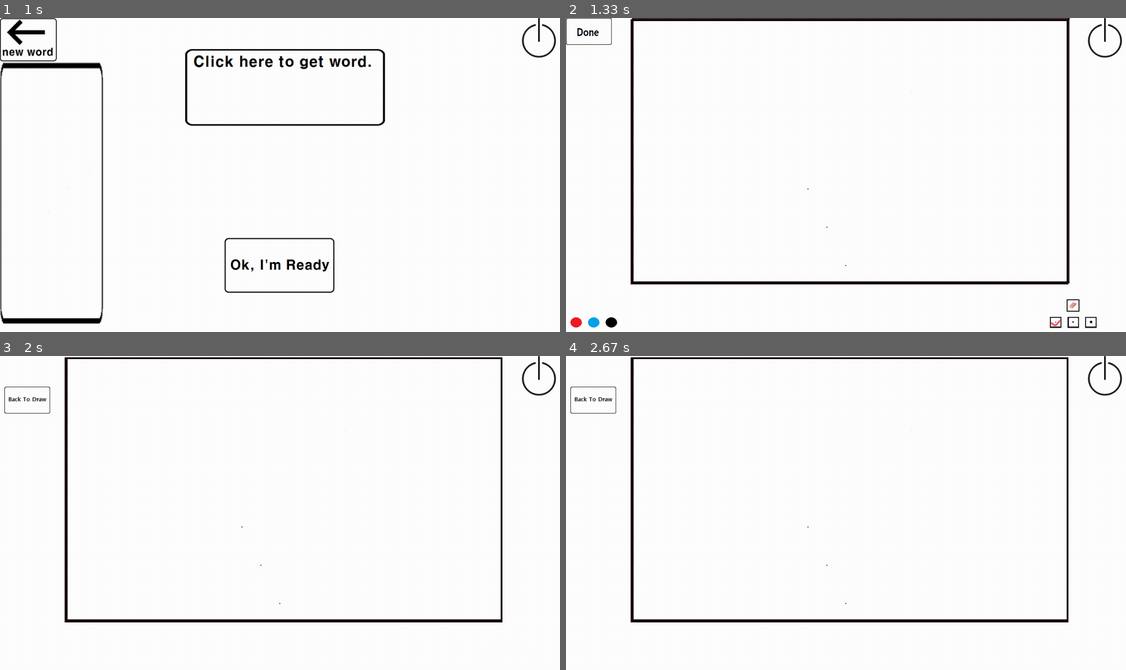
Above: before the commit, frames 1-4 (two rows, left to right).
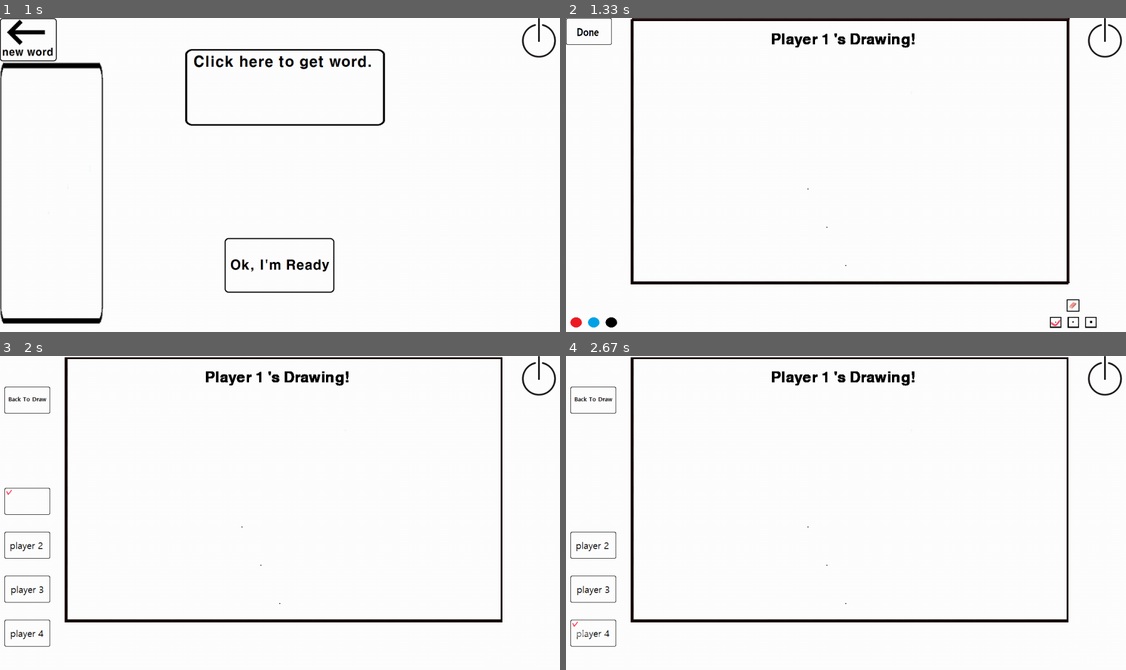
Above: after the commit, the same moments.

Repository: wavyfire/Pygame-CatchMind
Game: pygame game, started from GameManager.py
The game is run twice, just before and just after one commit, with the same random seed, the same clock (stepped at 60 frames per second) and the same inputs.
Inputs (mouse positions are in pixels of both pictures, inside the frame that each line leads up to):
- Up to frame 1 (1 s): press the mouse at (296, 171) at 0.37 s; move the mouse to (352, 124) at 0.47 s; release the mouse at (408, 77) at 0.6 s; click (369, 168) at 0.72 s
- Up to frame 2 (1.33 s): press the mouse at (846, 266) at 1.03 s; move the mouse to (823, 225) at 1.13 s; release the mouse at (806, 187) at 1.27 s
- Up to frame 3 (2 s): click (22, 368) at 1.38 s; press the mouse at (28, 500) at 1.7 s; move the mouse to (252, 538) at 1.8 s; release the mouse at (481, 575) at 1.93 s
- Up to frame 4 (2.67 s): press the mouse at (594, 544) at 2.03 s; move the mouse to (700, 494) at 2.13 s; release the mouse at (812, 443) at 2.27 s; press the mouse at (594, 632) at 2.37 s; move the mouse to (633, 632) at 2.47 s; release the mouse at (678, 632) at 2.6 s

Frame 1 is identical in both runs. In frame 2, 0.5% of the frame differs, in the area x 36-63%, y 4-10%; in frame 3, 1.0%, in the area x 0-63%, y 4-93%; in frame 4, 1.0%.

Commit message:
Guess Scene 플레이어 버튼, 체크박스
주석 참고 바랍니다

Diff:
--- a/GameManager.py
+++ b/GameManager.py
@@ -44,7 +44,7 @@
             # Trigger가 True일 때, 해당 Scene이 출력
             if self.Main.Trigger:
                 self.Main.startScene(screen)
-                self.Main.addScene(screen, GameScenes.ScoreHandler.PlayerNumbers) # addScene은 체크표시 같은 추가 화면을 표현해줍니다.
+                self.Main.addScene(screen, GameScenes.ScoreHandler.getPlayers()) # addScene은 체크표시 같은 추가 화면을 표현해줍니다.
                 # Player 수가 선택되지 않고 스타트를 눌렀을 때의 경고메시지
                 if self.Main.Trigger_Message:
                     self.Main.printMessage(screen)
@@ -66,6 +66,14 @@
 
             if self.Guess.Trigger:
                 self.Guess.startScene(screen)
+                if self.Guess.Trigger_PlayerCheck == 1:
+                    self.Guess.addScene(screen, 1)
+                if self.Guess.Trigger_PlayerCheck == 2:
+                    self.Guess.addScene(screen, 2)
+                if self.Guess.Trigger_PlayerCheck == 3:
+                    self.Guess.addScene(screen, 3)
+                if self.Guess.Trigger_PlayerCheck == 4:
+                    self.Guess.addScene(screen, 4)
 
             if self.Result.Trigger:
                 self.Result.startScene(screen)
@@ -162,6 +170,14 @@
                         if self.Guess.clickCheck() == 'BackToDraw':
                             self.Guess.Off()
                             self.Drawing.On()
+                        if self.Guess.clickCheck() == 'Player 1':
+                            self.Guess.Trigger_PlayerCheck = 1
+                        if self.Guess.clickCheck() == 'Player 2':
+                            self.Guess.Trigger_PlayerCheck = 2
+                        if self.Guess.clickCheck() == 'Player 3':
+                            self.Guess.Trigger_PlayerCheck = 3
+                        if self.Guess.clickCheck() == 'Player 4':
+                            self.Guess.Trigger_PlayerCheck = 4
                         if self.Drawing.clickCheck() == 'Quit':
                             done = True
 
--- a/GameScenes.py
+++ b/GameScenes.py
@@ -151,6 +151,9 @@
         self.Trigger_Message = False
 
         self.WordHandler = WordDB.FileHandler()
+
+        #시작 시 첫번째 턴으로 설정
+        ScoreHandler.setTurn()
 
     def startScene(self, screen):
         self.QuitButton.draw(screen)
@@ -200,6 +203,10 @@
         self.Eraser = Button((1138, 640), 'images/Eraser.png')
         self.DoneButton = Button((0, 0), 'images/Done.png')
         self.QuitButton = Button((1180, 0), 'images/QuitButton.png')
+
+        # 누가 그림을 그리고 있는지 알려주는 메시지
+        self.NowDrawing = Font('Player '+ str(ScoreHandler.getTurn()) + ' \'s Drawing!', (0,0,0), 50, (630, 50))
+
         self.Trigger = 0
 
     def startScene(self,screen):
@@ -214,6 +221,7 @@
         self.Eraser.draw(screen)
         self.DoneButton.draw(screen)
         self.QuitButton.draw(screen)
+        self.NowDrawing.draw(screen)
 
     def clickCheck(self):
         if self.SketchBook.clickChecker():
@@ -277,6 +285,12 @@
         self.BackToDraw = Button((10, 70), 'images/BackToDraw.png')
         self.DrawBackGround = pygame.image.load('images/GuessBackGround.png')
         self.QuitButton = Button((1180, 0), 'images/QuitButton.png')
+
+        # PlayerButton 자체는 startScene() 에서 생성 : 플레이어 수가 정해지고 나서 버튼 수가 결정되기 때문
+        self.PlayerButtonList = []
+
+        self.Trigger_PlayerCheck = 0
+
         self.Trigger = 0
 
     def startScene(self,screen):
@@ -284,12 +298,38 @@
         self.BackToDraw.draw(screen)
         self.QuitButton.draw(screen)
 
+        # Player수, Turn에 따른 버튼 출력과 check 표시를 용이하게 하기 위해 튜플로 번호 및 좌표 관리
+        # Player수에 맞춰서 버튼 생성
+        y_plus = 100
+        y = 200
+        for playernumber in range(1, ScoreHandler.getPlayers() + 1):
+            playername = 'Player ' + str(playernumber)
+            path = 'images/Player' + str(playernumber) + 'Button.png'
+            self.PlayerButtonList.append(( Button((10, y + y_plus), path), playernumber , (10, y + y_plus), playername))
+            y = y + y_plus
+
+        # 그림을 그리고 있는 player는 버튼 출력이 되지 않음
+        for playerbutton in self.PlayerButtonList:
+            if playerbutton[1] <= ScoreHandler.getPlayers():
+                if playerbutton[1] == ScoreHandler.getTurn():
+                    continue
+                playerbutton[0].draw(screen)
+
+    # plyaer 가 check 되었을 때 체크 표시
+    def addScene(self, screen, playernumber):
+        for playerbutton in self.PlayerButtonList:
+            if playerbutton[1] == playernumber:
+                playercheckpannel = Button(playerbutton[2], 'images/PlayerCheck.png')
+                playercheckpannel.draw(screen)
 
     def clickCheck(self):
         if self.BackToDraw.clickChecker():
             return 'BackToDraw'
         if self.QuitButton.clickChecker():
             return 'Quit'
+        for playerbutton in self.PlayerButtonList:
+            if playerbutton[0].clickChecker():
+                return playerbutton[3]
 
     def On(self):
         self.Trigger = True
--- a/GameWidgets.py
+++ b/GameWidgets.py
@@ -20,6 +20,8 @@
         if (center[0] <= mouseX < center[0] + (w) and center[1]<= mouseY < center[1] + h):
             # 이미지 생성 위치와 이미지 크기가 안맞아서 이렇게 해야합니다.
             return True
+        else:
+            return False
 
 #글자 생성 클래스
 class Font:
